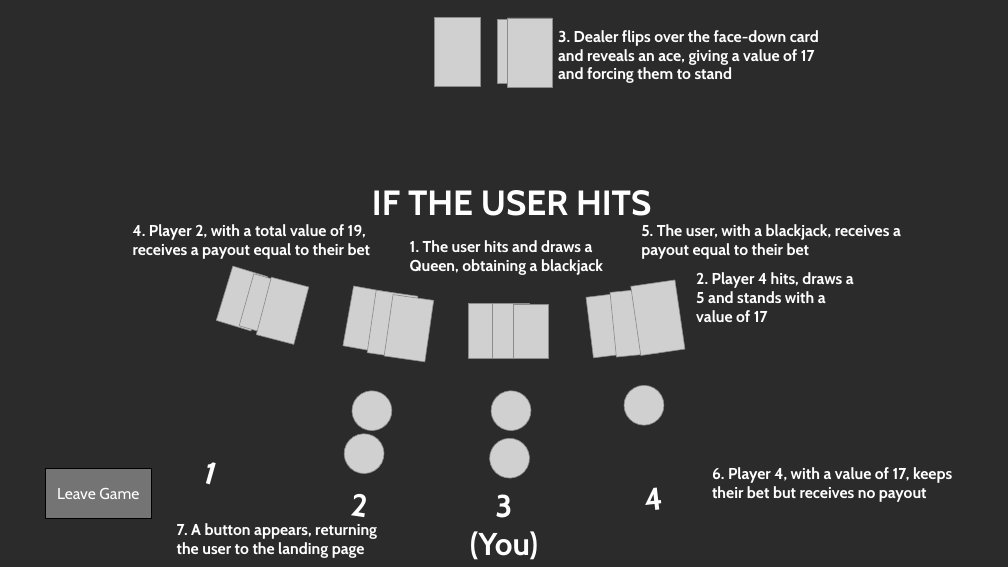
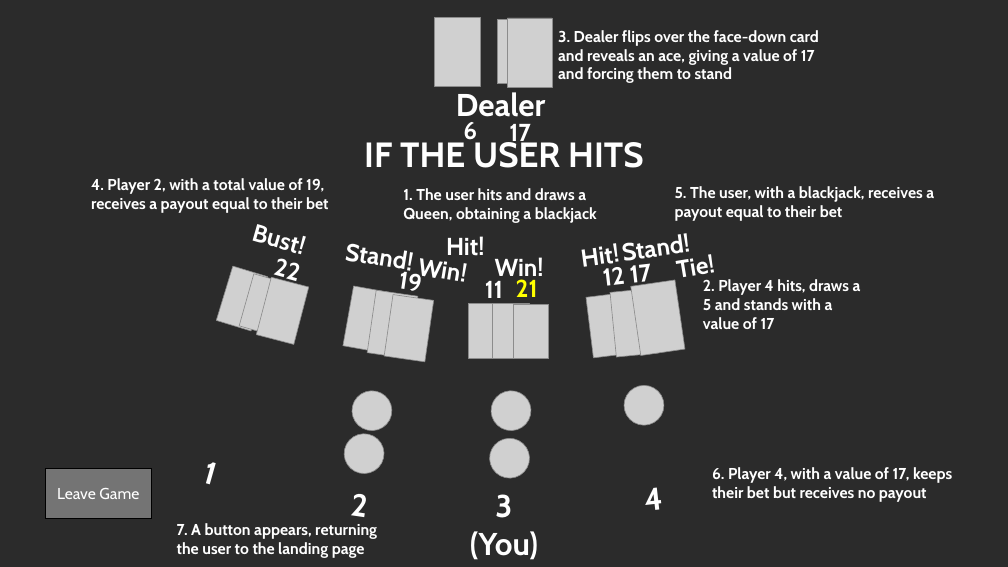
Before and after one commit to aladebrian/WebProP1, a slide deck: slide 3 of Team 17 Project 1 Storyboard.pptx. Drawn at 1008x567 pixels with LibreOffice and Linux fonts; fonts in the diff are those of the drawing; grey boxes stand for pictures; background and template pictures are left out; a plain dark background stands for a picture behind light text. Boxes give left, top, right and bottom in pixels: in the first picture for what was removed or moved away, otherwise in the second. Text is boxed around its words. In the diff, an @@ line names an element or a change of style, - is before the commit and + after.

Commit message:
Added labels to storyboard
Updated the storyboard so that:
• The dealer has a nametag
• A number is displayed above the player's card deck-and below the dealers-that displays the value of the player's hand
• A text blurb appears whenever a player stands, hits, busts, wins or loses a bet, and ties with the dealer

```diff
--- a/Team 17 Project 1 Storyboard.pptx
+++ b/Team 17 Project 1 Storyboard.pptx
@@ text added at (456,92,545,124), 36 pt, text #FFFFFF, bold @@
+Dealer
@@ text "IF THE USER HITS" rewrapped from (372,190,651,216) to (364,138,643,168) @@
@@ text added at (463,122,477,145), 28 pt, text #FFFFFF, bold @@
+6
@@ text added at (509,124,530,147), 28 pt, text #FFFFFF, bold @@
+17
@@ text "4. Player 2, with a ...": place and size @@
-text "4. Player 2, with a ..." at (133,224,371,259)
+text "4. Player 2, with a ..." at (91,178,329,213)
@@ text "1. The user hits and ...": place and size @@
-text "1. The user hits and ..." at (410,240,603,275)
+text "1. The user hits and ..." at (403,188,597,223)
@@ text "5. The user, with a ...": place and size @@
-text "5. The user, with a ..." at (641,224,901,259)
+text "5. The user, with a ..." at (675,186,934,221)
@@ text added at (251,224,297,253), 28 pt, text #FFFFFF, bold @@
+Bust!
@@ text added at (333,231,427,281), 28 pt, text #FFFFFF, bold @@
+Stand!
@@ text added at (446,236,484,256), 28 pt, text #FFFFFF, bold @@
+Hit!
@@ text added at (560,233,640,278), 28 pt, text #FFFFFF, bold @@
+Hit!
@@ text added at (273,258,298,283), 28 pt, text #FFFFFF, bold @@
+22
@@ text added at (344,243,411,276), 28 pt, text #FFFFFF, bold @@
+Stand!
@@ text added at (398,268,421,295), 28 pt, text #FFFFFF, bold @@
+19
@@ text added at (417,254,465,287), 28 pt, text #FFFFFF, bold @@
+Win!
@@ text added at (495,257,544,282), 28 pt, text #FFFFFF, bold @@
+Win!
@@ text added at (604,267,626,292), 28 pt, text #FFFFFF, bold @@
+12
@@ text added at (631,263,652,288), 28 pt, text #FFFFFF, bold @@
+17
@@ text added at (678,255,709,284), 28 pt, text #FFFFFF, bold @@
+Tie!
@@ text added at (485,281,503,304), 28 pt, text #FFFFFF, bold @@
+11
@@ text added at (516,279,538,297), 28 pt, text #FFFF00, bold @@
+21
@@ text "2. Player 4 hits, draws ...": place and size @@
-text "2. Player 4 hits, draws ..." at (696,272,854,322)
+text "2. Player 4 hits, draws ..." at (703,279,861,329)
```
Also in this commit, not shown: 2 other slides changed.
